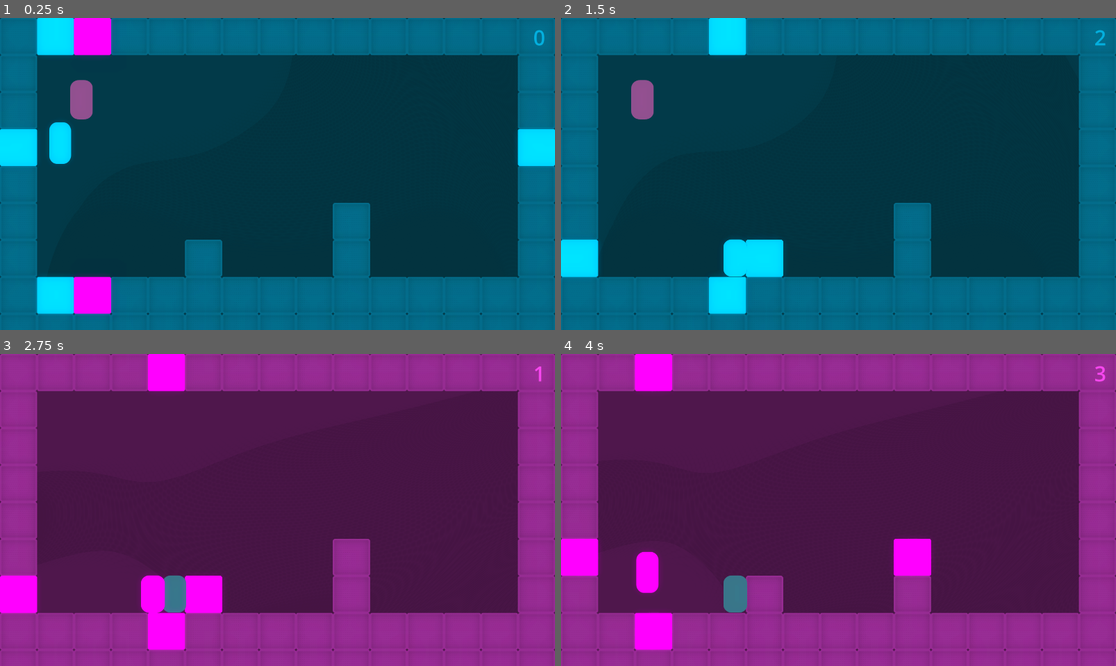
Above: before the commit, frames 1-4 (two rows, left to right).
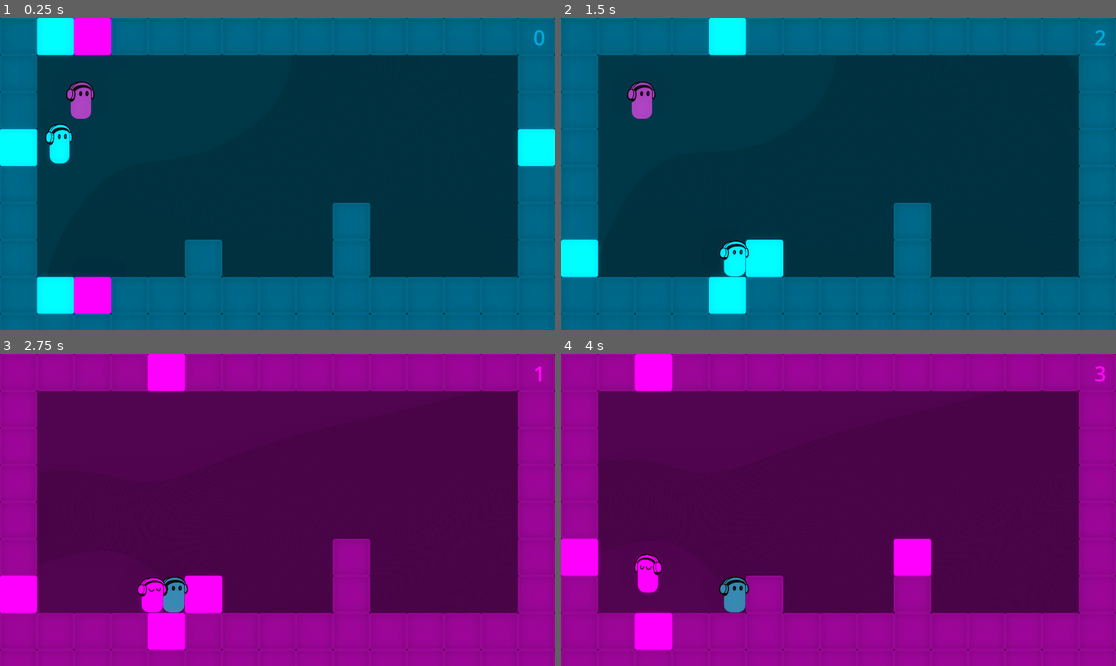
Above: after the commit, the same moments.

Repository: helenaruizs/loop-loop
Game: Godot game, scene res://scenes/main.tscn
The game is run twice, just before and just after one commit, with the same random seed, the same clock (stepped at 60 frames per second) and the same inputs.
Inputs (mouse positions are in pixels of both pictures, inside the frame that each line leads up to):
- Up to frame 1 (0.25 s): no input
- Up to frame 2 (1.5 s): tap Enter at 0.5 s; move the mouse to (960, 158) at 0.52 s; hold D (move_right) 0.53-1.25 s; tap T at 0.6 s; click (960, 158) at 0.67 s; tap Space (jump) at 0.77 s; drag from (727, 189) to (577, 36) at 1.27 s
- Up to frame 3 (2.75 s): tap Space (jump) at 2 s; move the mouse to (333, 441) at 2.02 s; hold D (move_right) from 2.03 s (still down); tap 1 at 2.1 s
- Up to frame 4 (4 s): release D (move_right) at 2.75 s; drag from (810, 572) to (1021, 631) at 2.77 s; tap Enter at 3.5 s; move the mouse to (1005, 556) at 3.52 s; hold A (move_left) from 3.53 s (still down); tap 3 at 3.6 s; tap Space (jump) at 3.77 s

The runs differ from the first frame. In frame 1, 4.0% of the frame differs, in the area x 0-100%, y 0-95%; in frame 2, 4.0%; in frame 3, 38%; in frame 4, 38%, in the area x 0-100%, y 0-100%.

Commit message:
I haz charz!

Diff:
--- a/assets/materials/color_effect.tres
+++ b/assets/materials/color_effect.tres
@@ -3,9 +3,21 @@
 [sub_resource type="Shader" id="Shader_qqr4u"]
 code = "shader_type canvas_item;
 render_mode unshaded;
+
 uniform vec4 blink_color : source_color;
 uniform float blink_intensity = 0.0;
 uniform vec4 albedo_color : source_color = vec4(1.0, 1.0, 1.0, 1.0);
+
+uniform vec4 multiply_color : source_color = vec4(0.0, 0.0, 0.0, 1.0); // the tint
+uniform float multiply_intensity = 0.0; // 0 = no multiply, 1 = full multiply
+
+vec3 overlay_blend(vec3 base, vec3 blend) {
+    return mix(
+        2.0 * base * blend,
+        1.0 - 2.0 * (1.0 - base) * (1.0 - blend),
+        step(0.5, base)
+    );
+}
 
 void fragment() {
     vec4 color = texture(TEXTURE, UV);
@@ -14,16 +26,15 @@
     color.rgb *= albedo_color.rgb;
     color.a *= albedo_color.a;
 
-    // Mix with blink color, respecting alpha and intensity
-    color = mix(color, blink_color, blink_intensity * color.a);
+    // Overlay blink_color over color, modulated by blink_intensity
+    vec3 overlay = overlay_blend(color.rgb, blink_color.rgb);
+    color.rgb = mix(color.rgb, overlay, blink_intensity * blink_color.a); // respect blink_color alpha
+
+    // Multiply layer (tint/shadow/etc)
+    color.rgb = mix(color.rgb, color.rgb * multiply_color.rgb, multiply_intensity * multiply_color.a);
 
     COLOR = color;
 }
-
-//void light() {
-//	// Called for every pixel for every light affecting the CanvasItem.
-//	// Uncomment to replace the default light processing function with this one.
-//}
 "
 
 [resource]
@@ -32,3 +43,5 @@
 shader_parameter/blink_color = Color(1, 1, 1, 1)
 shader_parameter/blink_intensity = 0.0
 shader_parameter/albedo_color = Color(0.63, 0.63, 0.63, 1)
+shader_parameter/multiply_color = Color(0.1816937, 0.23868673, 0.38578254, 1)
+shader_parameter/multiply_intensity = 0.40000000000873115
--- a/characters/character.gd
+++ b/characters/character.gd
@@ -44,6 +44,7 @@
 func _ready() -> void:
 	sprite_fx.visible = false
 	set_shader_intensity(0.0)
+	animation_player.play("frozen")
 	# Initialize last_hits so each ray maps to a null “last collider”
 	last_hits[ray_up]    = null
 	last_hits[ray_right] = null
@@ -131,6 +132,7 @@
 	# — HORIZONTAL INPUT & SMOOTH MOVE —
 	var input_dir: float = Input.get_action_strength("move_right") - Input.get_action_strength("move_left")
 	if abs(input_dir) > 0.01:
+		sprite.flip_h = input_dir < 0.0
 		velocity.x = move_toward(velocity.x, input_dir * speed, acceleration * delta)
 	else:
 		velocity.x = move_toward(velocity.x, 0.0, deacceleration * delta)
@@ -149,3 +151,9 @@
 func set_shader_colors(albedo: Color, hl: Color) -> void:
 	sprite.material.set_shader_parameter("albedo_color", albedo)
 	sprite.material.set_shader_parameter("blink_color", hl)
+
+func set_tempo(tempo: float) -> void:
+	animation_player.speed_scale = animation_player.speed_scale / tempo
+
+func darken(value: float) -> void:
+	sprite.material.set_shader_parameter("multiply_intensity", value)
--- a/characters/character.tscn
+++ b/characters/character.tscn
@@ -1,9 +1,76 @@
-[gd_scene load_steps=12 format=3 uid="uid://b8ml3toppckaw"]
-
-[ext_resource type="Texture2D" uid="uid://hwemwogt4u0n" path="res://assets/characters/character_01.png" id="1_54qew"]
+[gd_scene load_steps=21 format=3 uid="uid://b8ml3toppckaw"]
+
 [ext_resource type="Script" uid="uid://kps3tqps72sn" path="res://characters/character.gd" id="1_qqr4u"]
 [ext_resource type="Material" uid="uid://bvh3ihx70dtn6" path="res://assets/materials/color_effect.tres" id="2_mdkfl"]
 [ext_resource type="Texture2D" uid="uid://b8qv15rnaf08b" path="res://assets/characters/character_blink.png" id="3_3fwhk"]
+[ext_resource type="Texture2D" uid="uid://w7jccqg7u252" path="res://assets/characters/loopy_boy/loopy_boy_frozen.png" id="3_f0775"]
+[ext_resource type="Texture2D" uid="uid://bspvelrhypx4k" path="res://assets/characters/loopy_boy/loopy_boy_01.png" id="3_jfi6v"]
+[ext_resource type="Texture2D" uid="uid://d3vfx85kplfsh" path="res://assets/characters/loopy_boy/loopy_boy_02.png" id="4_f0775"]
+[ext_resource type="Texture2D" uid="uid://bx0l1ajxdxoyl" path="res://assets/characters/loopy_boy/loopy_boy_03.png" id="5_vliyq"]
+[ext_resource type="Texture2D" uid="uid://crgludaypy81i" path="res://assets/characters/loopy_boy/loopy_boy_04.png" id="6_qulg7"]
+
+[sub_resource type="Animation" id="Animation_3fwhk"]
+length = 0.001
+tracks/0/type = "value"
+tracks/0/imported = false
+tracks/0/enabled = true
+tracks/0/path = NodePath("SpriteFX:scale")
+tracks/0/interp = 1
+tracks/0/loop_wrap = true
+tracks/0/keys = {
+"times": PackedFloat32Array(0),
+"transitions": PackedFloat32Array(1),
+"update": 0,
+"values": [Vector2(1, 1)]
+}
+tracks/1/type = "value"
+tracks/1/imported = false
+tracks/1/enabled = true
+tracks/1/path = NodePath("SpriteFX:visible")
+tracks/1/interp = 1
+tracks/1/loop_wrap = true
+tracks/1/keys = {
+"times": PackedFloat32Array(0),
+"transitions": PackedFloat32Array(1),
+"update": 1,
+"values": [true]
+}
+tracks/2/type = "value"
+tracks/2/imported = false
+tracks/2/enabled = true
+tracks/2/path = NodePath("SpriteFX:modulate")
+tracks/2/interp = 1
+tracks/2/loop_wrap = true
+tracks/2/keys = {
+"times": PackedFloat32Array(0),
+"transitions": PackedFloat32Array(1),
+"update": 0,
+"values": [Color(1, 1, 1, 1)]
+}
+tracks/3/type = "value"
+tracks/3/imported = false
+tracks/3/enabled = true
+tracks/3/path = NodePath("AnimatedSprite2D:animation")
+tracks/3/interp = 1
+tracks/3/loop_wrap = true
+tracks/3/keys = {
+"times": PackedFloat32Array(0),
+"transitions": PackedFloat32Array(1),
+"update": 1,
+"values": [&"idle"]
+}
+tracks/4/type = "value"
+tracks/4/imported = false
+tracks/4/enabled = true
+tracks/4/path = NodePath("AnimatedSprite2D:frame")
+tracks/4/interp = 1
+tracks/4/loop_wrap = true
+tracks/4/keys = {
+"times": PackedFloat32Array(0),
+"transitions": PackedFloat32Array(1),
+"update": 1,
+"values": [0]
+}
 
 [sub_resource type="Animation" id="Animation_qqr4u"]
 resource_name = "blink"
@@ -45,49 +112,154 @@
 "values": [Color(1, 1, 1, 1), Color(1, 1, 1, 0)]
 }
 
-[sub_resource type="Animation" id="Animation_3fwhk"]
-length = 0.001
-tracks/0/type = "value"
-tracks/0/imported = false
-tracks/0/enabled = true
-tracks/0/path = NodePath("SpriteFX:scale")
-tracks/0/interp = 1
-tracks/0/loop_wrap = true
-tracks/0/keys = {
-"times": PackedFloat32Array(0),
-"transitions": PackedFloat32Array(1),
-"update": 0,
-"values": [Vector2(1, 1)]
-}
-tracks/1/type = "value"
-tracks/1/imported = false
-tracks/1/enabled = true
-tracks/1/path = NodePath("SpriteFX:visible")
-tracks/1/interp = 1
-tracks/1/loop_wrap = true
-tracks/1/keys = {
-"times": PackedFloat32Array(0),
-"transitions": PackedFloat32Array(1),
-"update": 1,
-"values": [true]
-}
-tracks/2/type = "value"
-tracks/2/imported = false
-tracks/2/enabled = true
-tracks/2/path = NodePath("SpriteFX:modulate")
-tracks/2/interp = 1
-tracks/2/loop_wrap = true
-tracks/2/keys = {
-"times": PackedFloat32Array(0),
-"transitions": PackedFloat32Array(1),
-"update": 0,
-"values": [Color(1, 1, 1, 1)]
+[sub_resource type="Animation" id="Animation_jfi6v"]
+resource_name = "idle"
+loop_mode = 1
+tracks/0/type = "value"
+tracks/0/imported = false
+tracks/0/enabled = true
+tracks/0/path = NodePath("AnimatedSprite2D:animation")
+tracks/0/interp = 1
+tracks/0/loop_wrap = true
+tracks/0/keys = {
+"times": PackedFloat32Array(0),
+"transitions": PackedFloat32Array(1),
+"update": 1,
+"values": [&"idle"]
+}
+tracks/1/type = "value"
+tracks/1/imported = false
+tracks/1/enabled = true
+tracks/1/path = NodePath("AnimatedSprite2D:frame")
+tracks/1/interp = 1
+tracks/1/loop_wrap = true
+tracks/1/keys = {
+"times": PackedFloat32Array(0, 0.06666667, 0.13333334, 0.2, 0.26666668, 0.36666667),
+"transitions": PackedFloat32Array(1, 1, 1, 1, 1, 1),
+"update": 1,
+"values": [0, 1, 2, 3, 1, 0]
+}
+
+[sub_resource type="Animation" id="Animation_f0775"]
+resource_name = "frozen"
+length = 0.01
+tracks/0/type = "value"
+tracks/0/imported = false
+tracks/0/enabled = true
+tracks/0/path = NodePath("AnimatedSprite2D:animation")
+tracks/0/interp = 1
+tracks/0/loop_wrap = true
+tracks/0/keys = {
+"times": PackedFloat32Array(0),
+"transitions": PackedFloat32Array(1),
+"update": 1,
+"values": [&"frozen"]
+}
+tracks/1/type = "value"
+tracks/1/imported = false
+tracks/1/enabled = true
+tracks/1/path = NodePath("AnimatedSprite2D:frame")
+tracks/1/interp = 1
+tracks/1/loop_wrap = true
+tracks/1/keys = {
+"times": PackedFloat32Array(0),
+"transitions": PackedFloat32Array(1),
+"update": 1,
+"values": [0]
+}
+
+[sub_resource type="Animation" id="Animation_vliyq"]
+resource_name = "idle_in"
+tracks/0/type = "value"
+tracks/0/imported = false
+tracks/0/enabled = true
+tracks/0/path = NodePath("AnimatedSprite2D:frame")
+tracks/0/interp = 1
+tracks/0/loop_wrap = true
+tracks/0/keys = {
+"times": PackedFloat32Array(0),
+"transitions": PackedFloat32Array(1),
+"update": 1,
+"values": [0]
+}
+tracks/1/type = "value"
+tracks/1/imported = false
+tracks/1/enabled = true
+tracks/1/path = NodePath("AnimatedSprite2D:animation")
+tracks/1/interp = 1
+tracks/1/loop_wrap = true
+tracks/1/keys = {
+"times": PackedFloat32Array(0),
+"transitions": PackedFloat32Array(1),
+"update": 1,
+"values": [&"idle_in"]
+}
+
+[sub_resource type="Animation" id="Animation_qulg7"]
+resource_name = "bobbing"
+tracks/0/type = "value"
+tracks/0/imported = false
+tracks/0/enabled = true
+tracks/0/path = NodePath("AnimatedSprite2D:animation")
+tracks/0/interp = 1
+tracks/0/loop_wrap = true
+tracks/0/keys = {
+"times": PackedFloat32Array(),
+"transitions": PackedFloat32Array(),
+"update": 1,
+"values": []
+}
+tracks/1/type = "value"
+tracks/1/imported = false
+tracks/1/enabled = true
+tracks/1/path = NodePath("AnimatedSprite2D:frame")
+tracks/1/interp = 1
+tracks/1/loop_wrap = true
+tracks/1/keys = {
+"times": PackedFloat32Array(),
+"transitions": PackedFloat32Array(),
+"update": 1,
+"values": []
+}
+
+[sub_resource type="Animation" id="Animation_4kffy"]
+resource_name = "idle_bob"
+length = 4.0
+loop_mode = 1
+tracks/0/type = "value"
+tracks/0/imported = false
+tracks/0/enabled = true
+tracks/0/path = NodePath("AnimatedSprite2D:animation")
+tracks/0/interp = 1
+tracks/0/loop_wrap = true
+tracks/0/keys = {
+"times": PackedFloat32Array(0, 1, 2, 3),
+"transitions": PackedFloat32Array(1, 1, 1, 1),
+"update": 1,
+"values": [&"idle", &"idle", &"idle", &"idle"]
+}
+tracks/1/type = "value"
+tracks/1/imported = false
+tracks/1/enabled = true
+tracks/1/path = NodePath("AnimatedSprite2D:frame")
+tracks/1/interp = 1
+tracks/1/loop_wrap = true
+tracks/1/keys = {
+"times": PackedFloat32Array(0, 1, 1.0666666, 1.1333334, 1.2, 1.2666667, 1.3666668, 2, 2.0666666, 2.1333334, 2.2, 2.2666667, 2.3666668, 3, 3.0666666, 3.1333334, 3.2, 3.2666667, 3.3666668),
+"transitions": PackedFloat32Array(1, 1, 1, 1, 1, 1, 1, 1, 1, 1, 1, 1, 1, 1, 1, 1, 1, 1, 1),
+"update": 1,
+"values": [0, 0, 1, 2, 3, 1, 0, 0, 1, 2, 3, 1, 0, 0, 1, 2, 3, 1, 0]
 }
 
 [sub_resource type="AnimationLibrary" id="AnimationLibrary_mdkfl"]
 _data = {
 &"RESET": SubResource("Animation_3fwhk"),
-&"blink": SubResource("Animation_qqr4u")
+&"blink": SubResource("Animation_qqr4u"),
+&"bobbing": SubResource("Animation_qulg7"),
+&"frozen": SubResource("Animation_f0775"),
+&"idle": SubResource("Animation_jfi6v"),
+&"idle_bob": SubResource("Animation_4kffy"),
+&"idle_in": SubResource("Animation_vliyq")
 }
 
 [sub_resource type="CapsuleShape2D" id="CapsuleShape2D_qqr4u"]
@@ -98,11 +270,36 @@
 animations = [{
 "frames": [{
 "duration": 1.0,
-"texture": ExtResource("1_54qew")
+"texture": ExtResource("3_f0775")
+}],
+"loop": true,
+"name": &"frozen",
+"speed": 5.0
+}, {
+"frames": [{
+"duration": 1.0,
+"texture": ExtResource("3_jfi6v")
+}, {
+"duration": 1.0,
+"texture": ExtResource("4_f0775")
+}, {
+"duration": 1.0,
+"texture": ExtResource("5_vliyq")
+}, {
+"duration": 1.0,
+"texture": ExtResource("6_qulg7")
 }],
 "loop": true,
 "name": &"idle",
 "speed": 5.0
+}, {
+"frames": [{
+"duration": 1.0,
+"texture": ExtResource("3_jfi6v")
+}],
+"loop": true,
+"name": &"idle_in",
+"speed": 5.0
 }]
 
 [sub_resource type="CapsuleShape2D" id="CapsuleShape2D_3fwhk"]
@@ -121,6 +318,7 @@
 libraries = {
 &"": SubResource("AnimationLibrary_mdkfl")
 }
+autoplay = "idle_bob"
 
 [node name="CollisionShape2D" type="CollisionShape2D" parent="."]
 position = Vector2(0, -63)
--- a/maps/tilemarker.gd
+++ b/maps/tilemarker.gd
@@ -12,7 +12,7 @@
 func _ready() -> void:
 	sprite.visible = false
 	overlay.visible = false
-
+	darken(0.0)
 
 func on_marker_enter(character: Character) -> void:
 	set_shader_colors(character.character_color, character.hl_color)
@@ -37,3 +37,7 @@
 func set_shader_colors(albedo: Color, hl: Color) -> void:
 	overlay.material.set_shader_parameter("albedo_color", albedo)
 	overlay.material.set_shader_parameter("blink_color", hl)
+
+
+func darken(value: float) -> void:
+	overlay.material.set_shader_parameter("multiply_intensity", value)
--- a/scenes/main.gd
+++ b/scenes/main.gd
@@ -43,9 +43,11 @@
 		char.character_color = colors[characters.find(char)]
 		char.hl_color = hl_colors[characters.find(char)]
 		char.set_shader_colors(char.character_color, char.hl_color)
+		char.set_tempo(tempo)
 	current_char = characters[0]
 	current_color = colors[0]
 	current_char.set_shader_intensity(1.0)
+	current_char.darken(0.0)
 	change_light(current_color)
 
 func _physics_process(delta: float) -> void:
@@ -74,9 +76,14 @@
 
 	current_char.tween_shader(1.0, 0.0)
 	current_char.animation_player.play("blink")
+
+	current_char.animation_player.play("frozen")
+	current_char.darken(0.4)
 	# Cycle through to next char in the array and make it their turn
 	current_index = (current_index + 1) % characters.size()
 	current_char = characters[current_index]
+	current_char.animation_player.play("idle_bob")
+	current_char.darken(0.0)
 	current_color = colors[current_index]
 
 	current_char.tween_shader(0.0, 1.0)
--- a/scripts/globals.tscn
+++ b/scripts/globals.tscn
@@ -4,8 +4,8 @@
 
 [node name="Globals" type="Node"]
 script = ExtResource("1_trau1")
-color_01 = Color(0.45, 0.7950001, 0.9, 1)
-color_02 = Color(1, 0.62352943, 0.9843137, 1)
+color_01 = Color(0.41764912, 0.7726474, 0.887996, 1)
+color_02 = Color(1, 0.4901311, 0.9869943, 1)
 color_03 = Color(0.70196074, 0.5294118, 0, 1)
 color_04 = Color(0, 0.7294118, 0.3176471, 1)
 hl_color_01 = Color(0, 0.7833333, 1, 1)
Binary file added: assets/characters/loopy_boy/loopy_boy_01.png
Not shown, added: assets/characters/loopy_boy/loopy_boy_01.png.import
Binary file added: assets/characters/loopy_boy/loopy_boy_02.png
Not shown, added: assets/characters/loopy_boy/loopy_boy_02.png.import
Binary file added: assets/characters/loopy_boy/loopy_boy_03.png
Not shown, added: assets/characters/loopy_boy/loopy_boy_03.png.import
Binary file added: assets/characters/loopy_boy/loopy_boy_04.png
Not shown, added: assets/characters/loopy_boy/loopy_boy_04.png.import
Binary file added: assets/characters/loopy_boy/loopy_boy_frozen.png
Not shown, added: assets/characters/loopy_boy/loopy_boy_frozen.png.import
